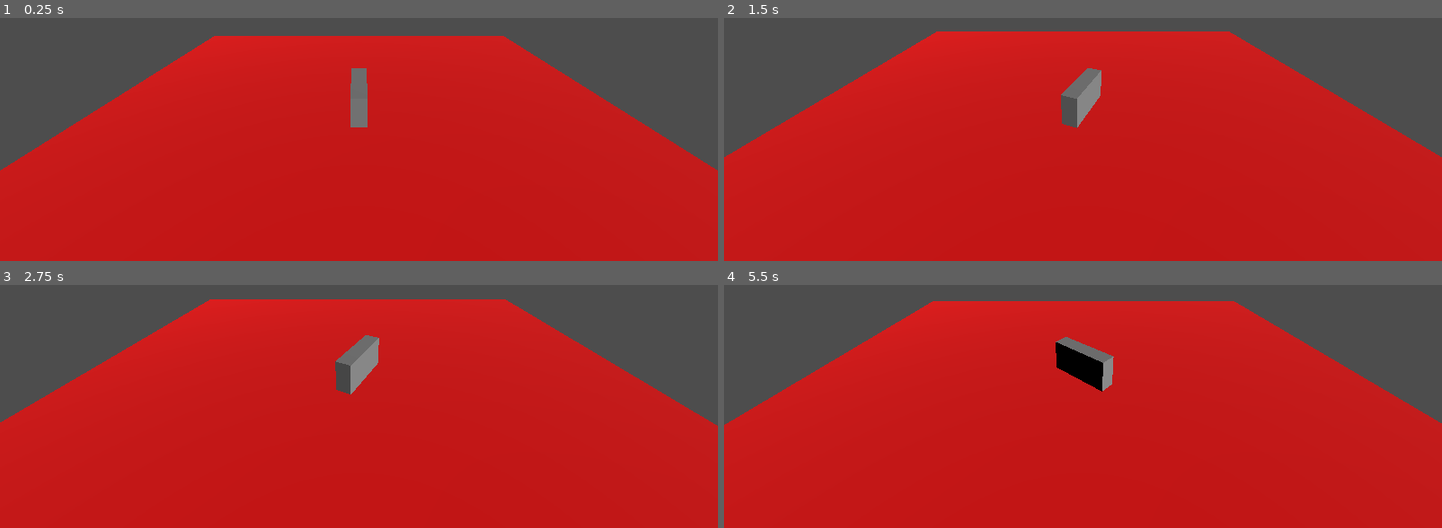
Above: before the commit, frames 1-4 (two rows, left to right).
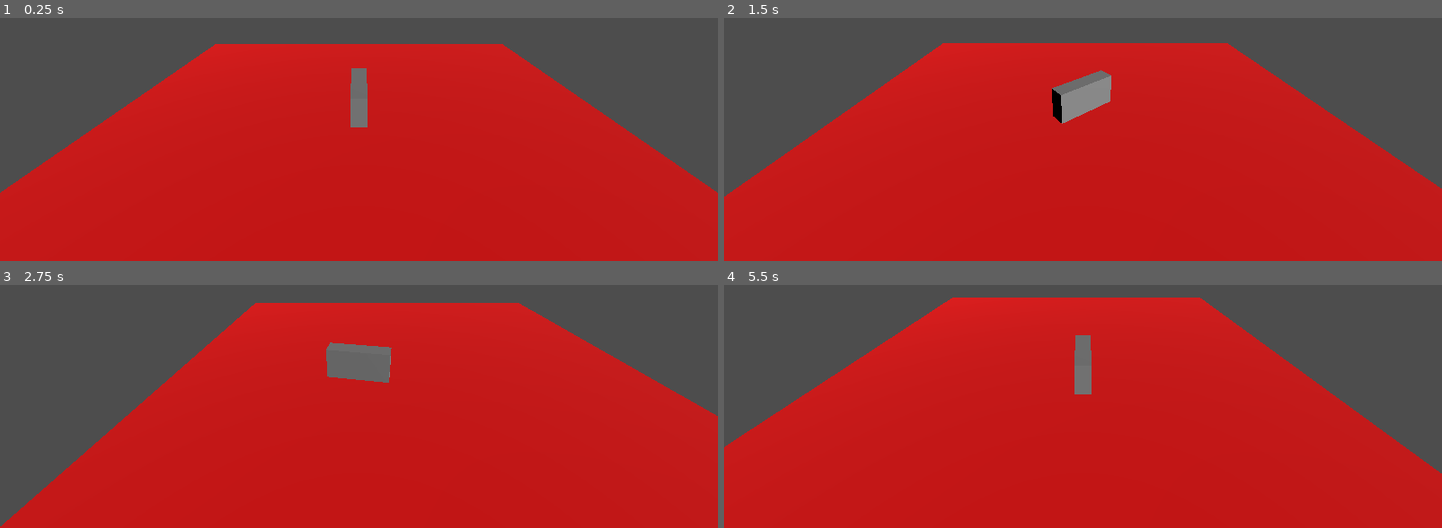
Above: after the commit, the same moments.

Repository: studentkrisk/scooter-game
Game: Godot game, scene res://world.tscn
The game is run twice, just before and just after one commit, with the same random seed, the same clock (stepped at 60 frames per second) and the same inputs.
Inputs:
- Up to frame 1 (0.25 s): no input
- Up to frame 2 (1.5 s): hold D (right) 0.53-1.28 s; hold S (down) from 1.28 s (still down)
- Up to frame 3 (2.75 s): release S (down) at 2.03 s; hold D (right) from 2.03 s (still down)
- Up to frame 4 (5.5 s): release D (right) at 2.78 s; hold W (up) 2.78-3.53 s; hold A (left) 3.53-5.03 s; hold S (down) from 5.03 s (still down)

The runs differ from the first frame. In frame 1, 5.2% of the frame differs, in the area x 0-100%, y 7-72%; in frame 2, 8.9%; in frame 3, 12%, in the area x 0-100%, y 5-100%; in frame 4, 8.1%.

Commit message:
much worse version :(

Diff:
--- a/player.gd
+++ b/player.gd
@@ -1,11 +1,7 @@
-extends RigidBody3D
-
-@onready var car_mesh = $MeshInstance3D
-
-func _physics_process(_delta):
-	add_constant_central_force(0.05*-car_mesh.global_transform.basis.z * Input.get_axis("down", "up"))
-	add_constant_torque(0.1*Vector3(0, Input.get_axis("right", "left"), 0))
+extends CharacterBody3D
 
 func _process(delta):
-	car_mesh.global_rotation.x = 0
-	car_mesh.global_rotation.z = 0
+	rotation.y += -Input.get_axis("left", "right")*0.02
+	velocity += -0.1*get_global_transform().basis.z*Input.get_axis("down", "up")
+	velocity *= 0.95
+	move_and_slide()
--- a/player.tscn
+++ b/player.tscn
@@ -1,25 +1,17 @@
-[gd_scene load_steps=5 format=3 uid="uid://kqbonxm8qgqo"]
+[gd_scene load_steps=4 format=3 uid="uid://kqbonxm8qgqo"]
 
 [ext_resource type="Script" path="res://player.gd" id="1_wjm61"]
-
-[sub_resource type="PhysicsMaterial" id="PhysicsMaterial_vql4a"]
-friction = 0.8
-bounce = 0.1
 
 [sub_resource type="BoxMesh" id="BoxMesh_h4jdt"]
 size = Vector3(0.25, 0.5, 1)
 
 [sub_resource type="SphereShape3D" id="SphereShape3D_jflbq"]
 
-[node name="player" type="RigidBody3D"]
-physics_material_override = SubResource("PhysicsMaterial_vql4a")
-angular_damp = 5.0
+[node name="player" type="CharacterBody3D"]
 script = ExtResource("1_wjm61")
 
 [node name="MeshInstance3D" type="MeshInstance3D" parent="."]
 mesh = SubResource("BoxMesh_h4jdt")
 
-[node name="RayCast3D" type="RayCast3D" parent="MeshInstance3D"]
-
 [node name="CollisionShape3D" type="CollisionShape3D" parent="."]
 shape = SubResource("SphereShape3D_jflbq")
